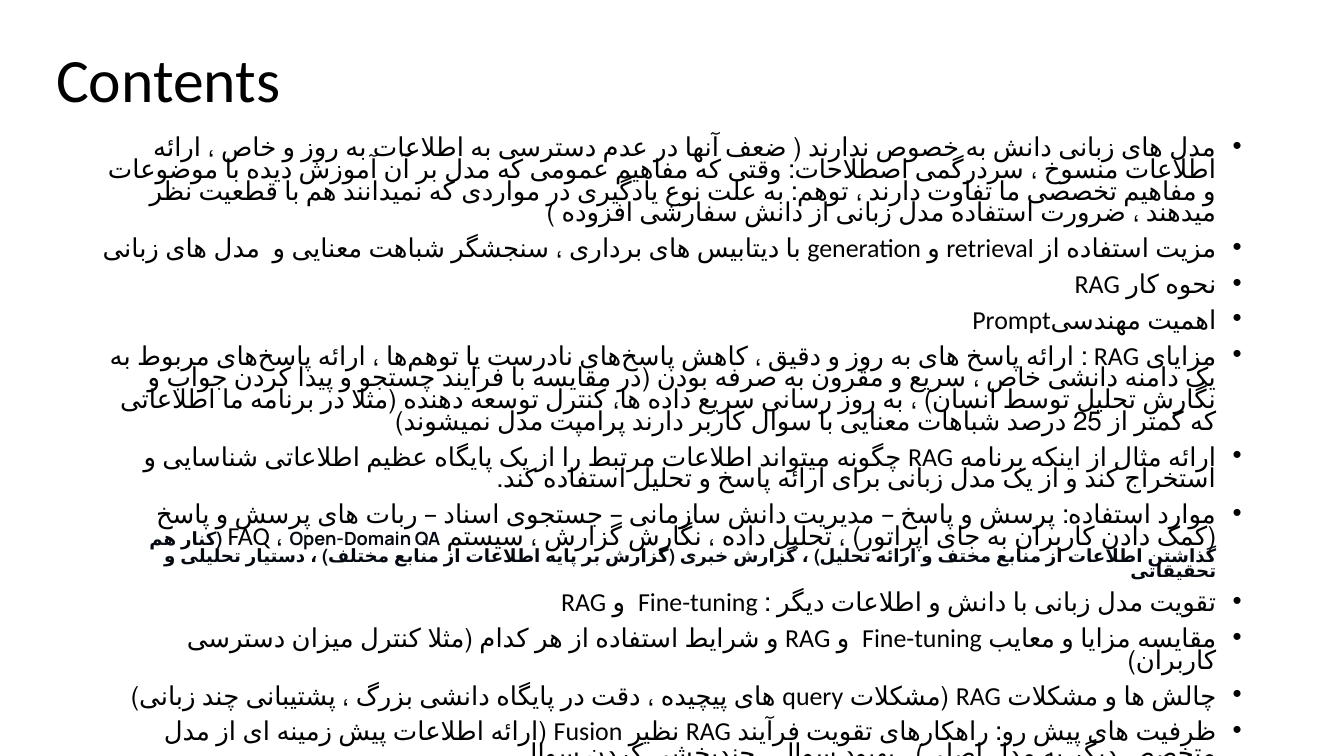
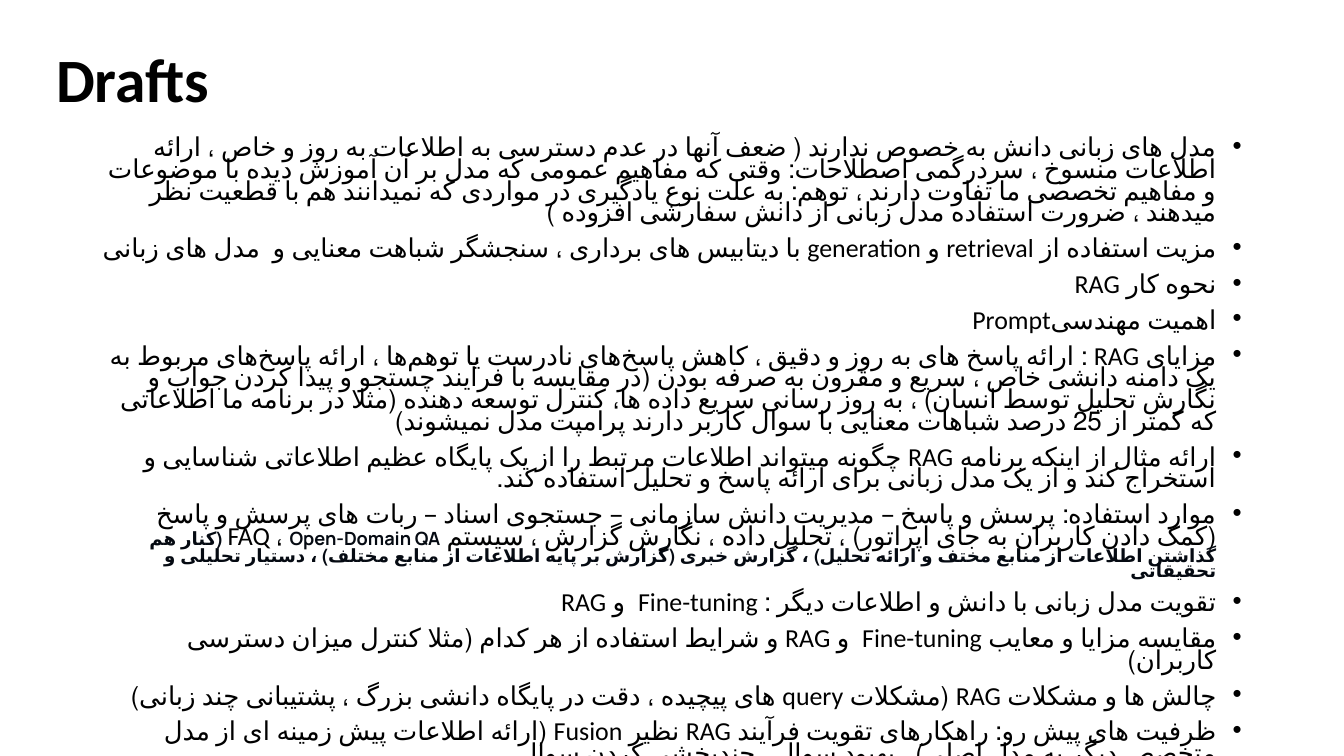
Before and after one commit to FarshadAmiri/DataGPT, a slide deck: slide 11 of RAG.pptx (slide 1 before the commit). Drawn at 1344x756 pixels with LibreOffice and Linux fonts; fonts in the diff are those of the drawing. Boxes give left, top, right and bottom in pixels: in the first picture for what was removed or moved away, otherwise in the second. Text is boxed around its words. In the diff, an @@ line names an element or a change of style, - is before the commit and + after.

```diff
--- a/RAG.pptx
+++ b/RAG.pptx
@@ title at (56,59,209,103): text changed; bold on @@
-Contents
+Drafts
```
Also in this commit, not shown: 3 other slides changed, 2 slides removed, 10 other files.
